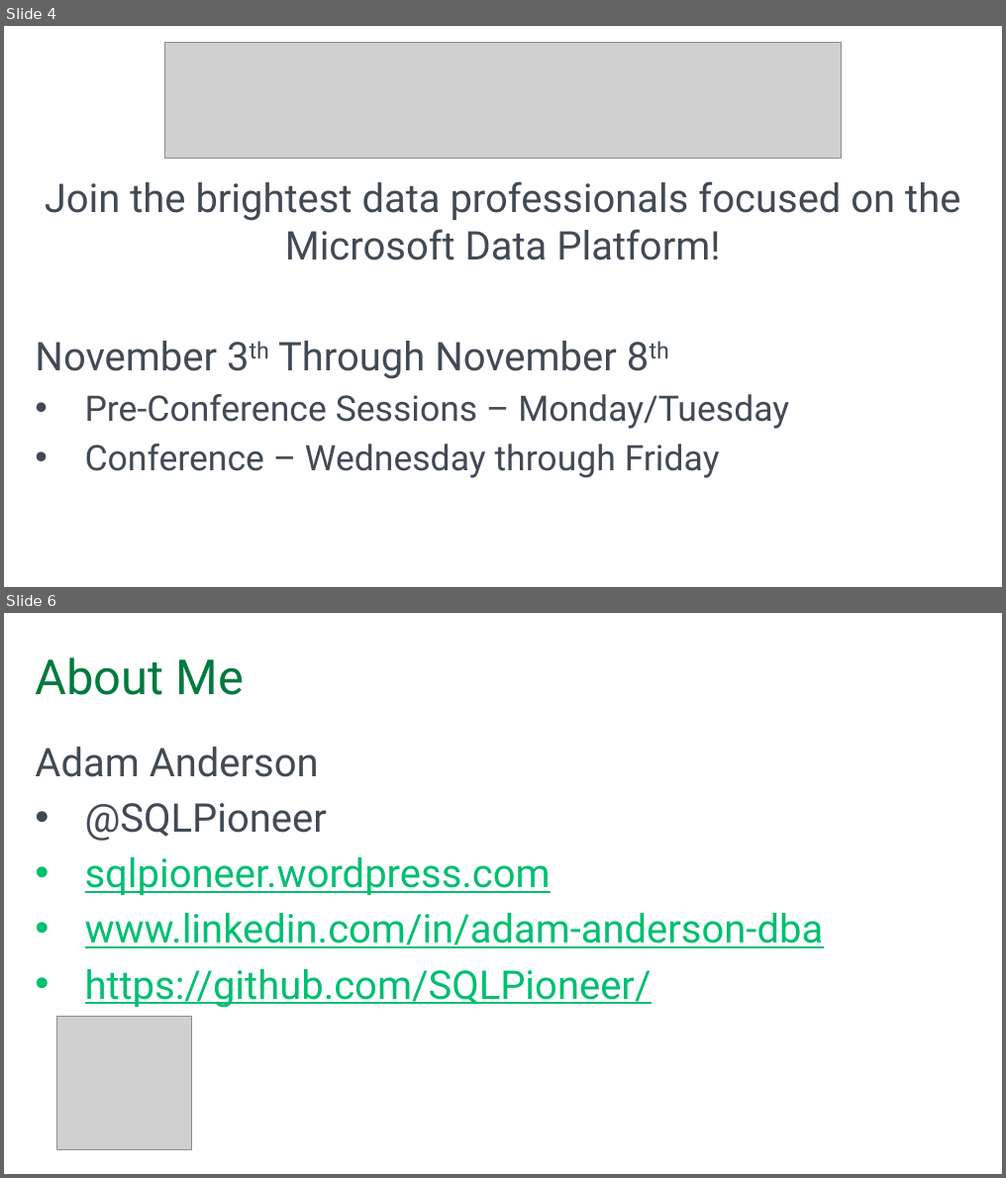
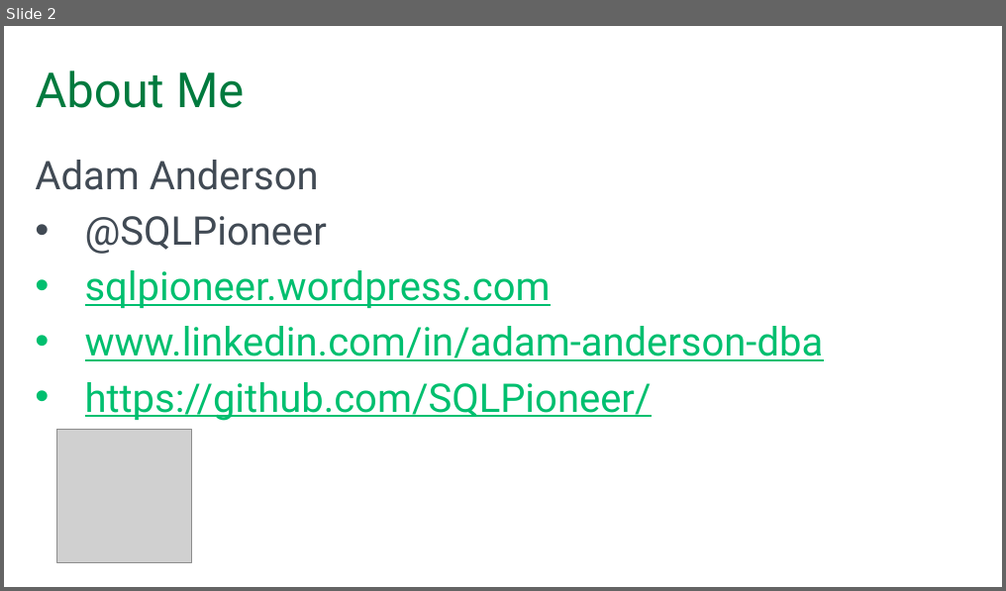
Before and after one commit to SQLPioneer/Presentations, a slide deck: Automation/EnvironmentAutomation.pptx. Shown one above the other, each under a label of ours: slides 4 and 6 before the commit, slide 2 after it; the slides between them are not shown. The pictures are 1006x1178 and 1006x591 pixels, drawn with LibreOffice and Linux fonts; fonts in the diff are those of the drawing; grey boxes stand for pictures; background and template pictures are left out. Boxes give left, top, right and bottom in pixels: in the first picture for what was removed or moved away, otherwise in the second. Text is boxed around its words. In the diff, an @@ line names an element or a change of style, - is before the commit and + after.

```diff
--- a/Automation/EnvironmentAutomation.pptx
+++ b/Automation/EnvironmentAutomation.pptx
@@ slide 4 removed at box(4, 26, 1002, 587), background #FFFFFF @@
@@ picture removed at box(164, 42, 841, 159) @@
@@ text removed at box(35, 181, 960, 478) @@
-Join the brightest data professionals focused on the Microsoft Data Platform!
-November 3th Through November 8th
-• Pre-Conference Sessions – Monday/Tuesday
-• Conference – Wednesday through Friday
@@ what was slide 6 is now slide 2 @@
```
Also in this commit, not shown: 7 slides changed, 8 other slides removed.
